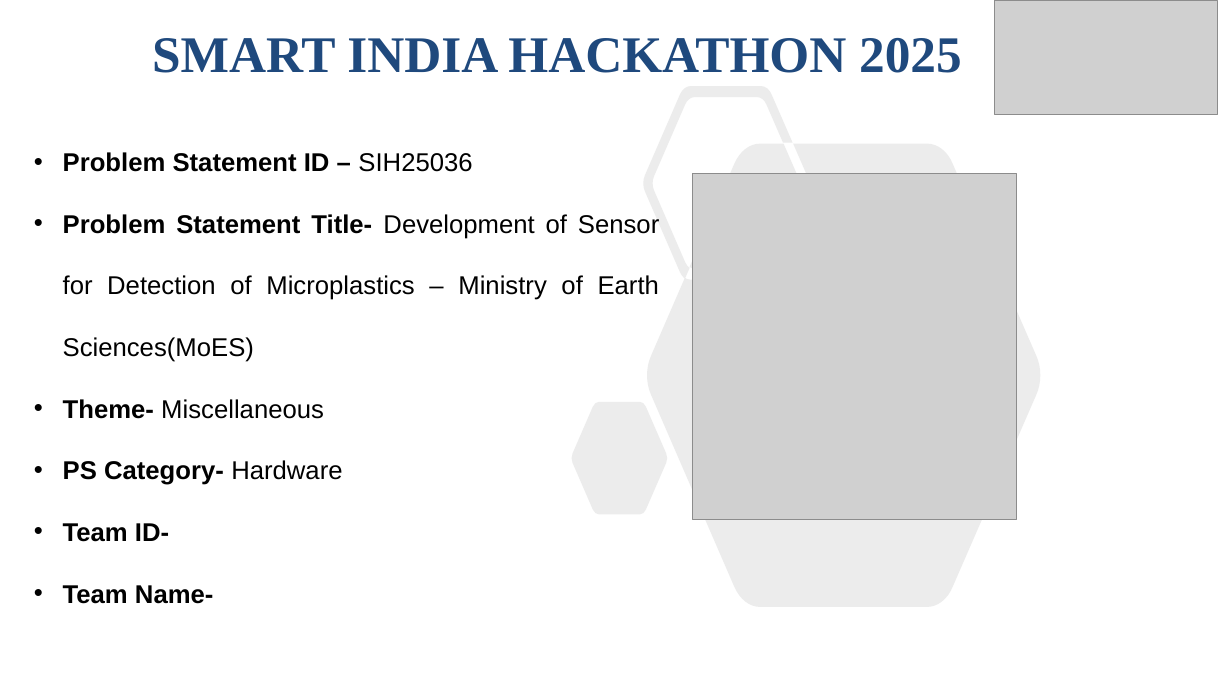
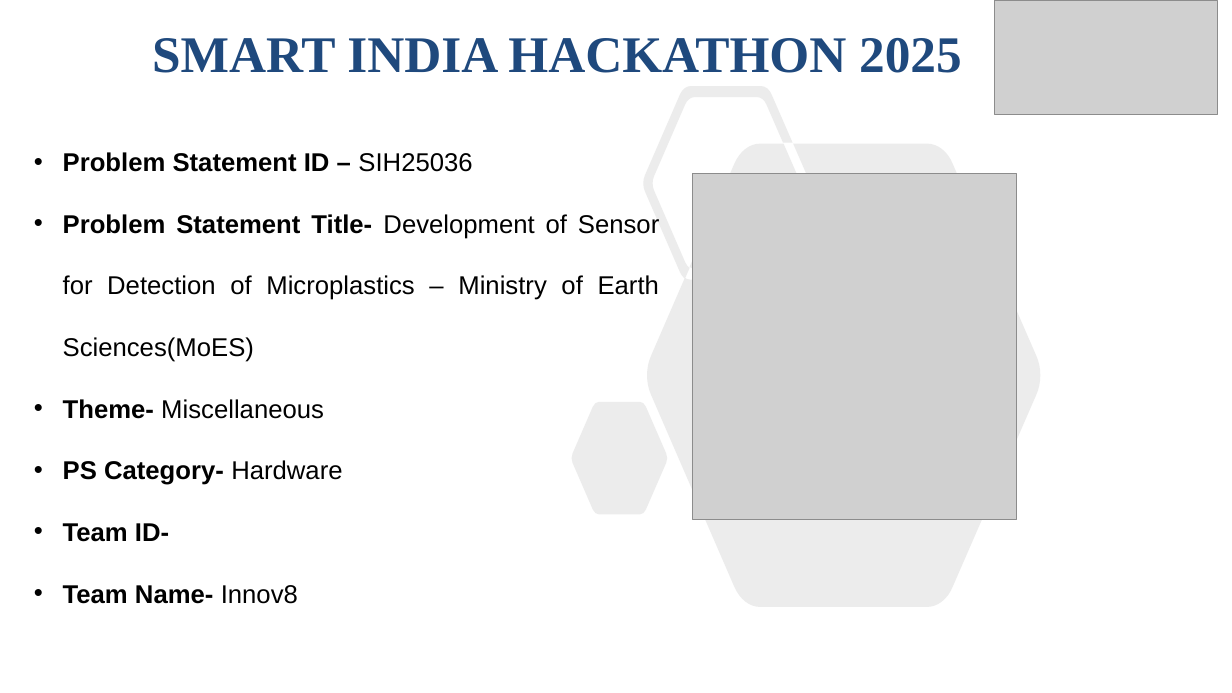
Before and after one commit to sanjaykn8/SIH25, a slide deck: slide 1 of Detector.pptx. Drawn at 1232x693 pixels with LibreOffice and Linux fonts; fonts in the diff are those of the drawing; grey boxes stand for pictures. Boxes give left, top, right and bottom in pixels: in the first picture for what was removed or moved away, otherwise in the second. Text is boxed around its words. In the diff, an @@ line names an element or a change of style, - is before the commit and + after.

```diff
--- a/Detector.pptx
+++ b/Detector.pptx
@@ text at bbox=[63, 585, 298, 604]: text changed @@
-• Team Name-
+• Team Name- Innov8
```
Also in this commit, not shown: 6 other slides changed.
